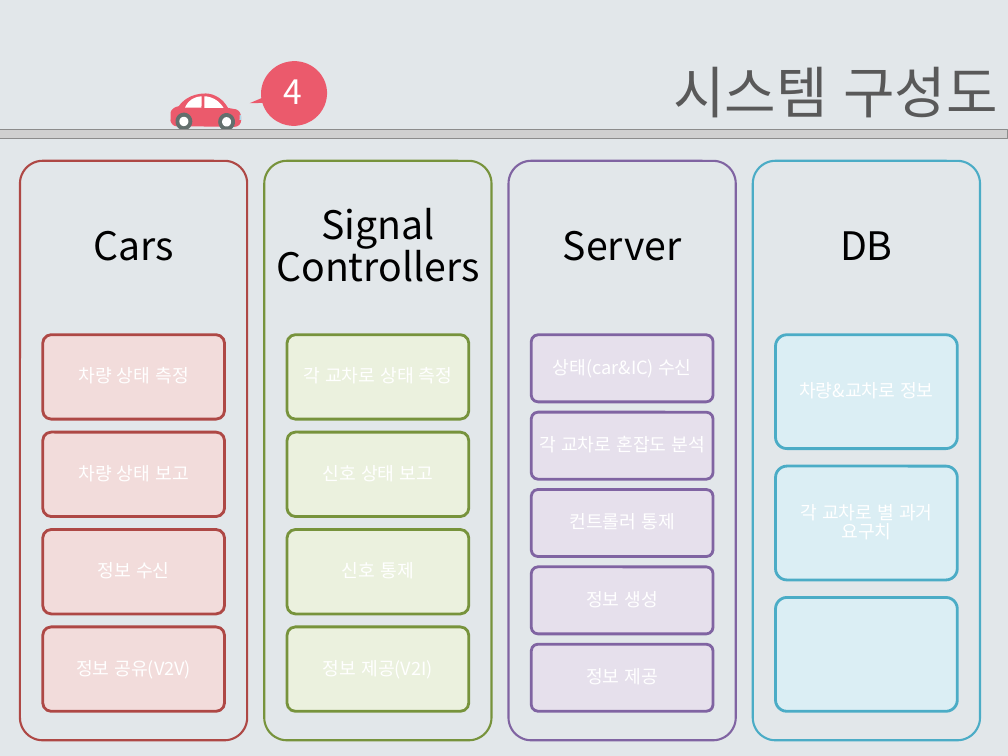
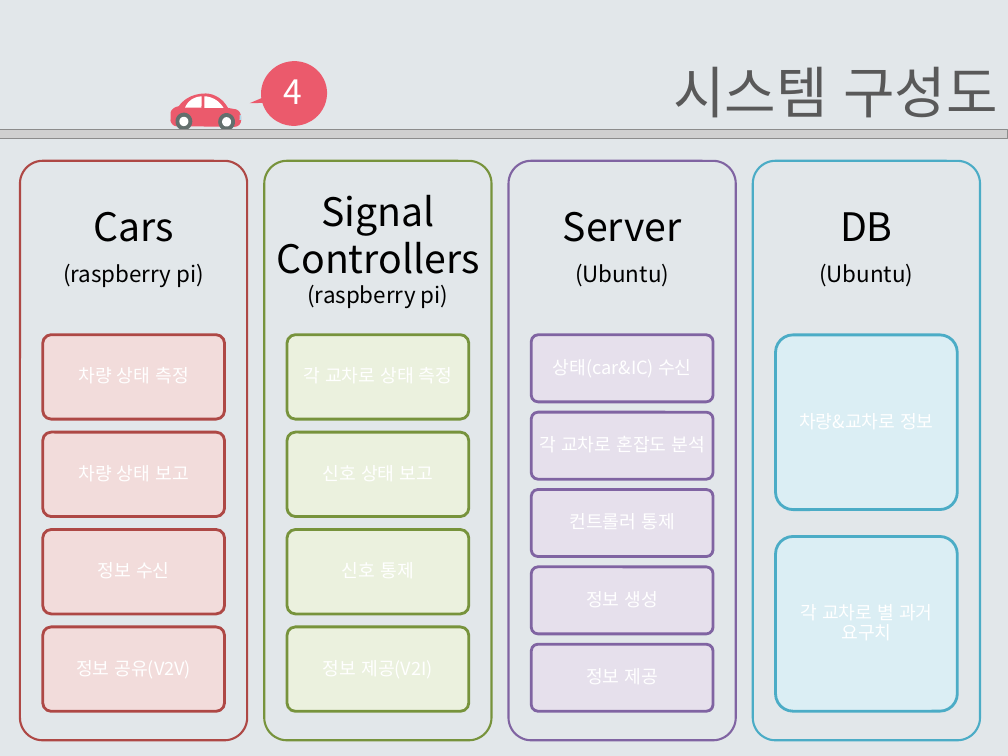
Before and after one commit to EomHeeSang/grad_proj, a slide deck: slide 13 of 발표자료/설계서2-14(엄희상,박주호,김태경).pptx. Drawn at 1008x756 pixels with LibreOffice and Linux fonts; fonts in the diff are those of the drawing; grey boxes stand for pictures. Boxes give left, top, right and bottom in pixels: in the first picture for what was removed or moved away, otherwise in the second. Text is boxed around its words. In the diff, an @@ line names an element or a change of style, - is before the commit and + after.

```diff
--- a/발표자료/설계서2-14(엄희상,박주호,김태경).pptx
+++ b/발표자료/설계서2-14(엄희상,박주호,김태경).pptx
@@ text at (x1=276, y1=194, x2=479, y2=309): text changed @@
-Signal Controllers
+Signal Controllers (raspberry pi)
@@ text at (x1=63, y1=264, x2=204, y2=288): paragraph added @@
+(raspberry pi)
@@ text at (x1=575, y1=264, x2=669, y2=287): paragraph added @@
+(Ubuntu)
@@ text at (x1=819, y1=264, x2=913, y2=287): paragraph added @@
+(Ubuntu)
@@ rounded rectangle resized from (x1=775, y1=335, x2=957, y2=449) to (x1=775, y1=335, x2=957, y2=509) @@
@@ rounded rectangle removed at (x1=775, y1=466, x2=957, y2=580) @@
@@ rounded rectangle resized from (x1=775, y1=598, x2=957, y2=712) to (x1=775, y1=536, x2=957, y2=711) @@
```
Also in this commit, not shown: 18 other slides changed, 1 slide added, 3 other files.
